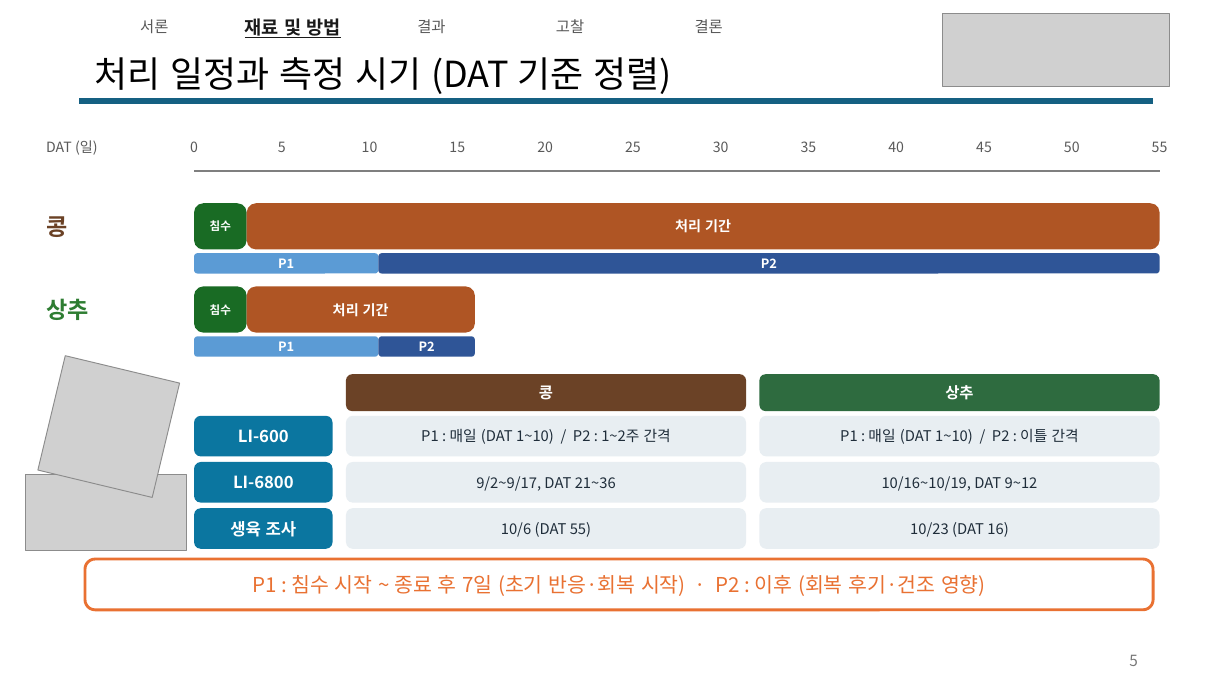
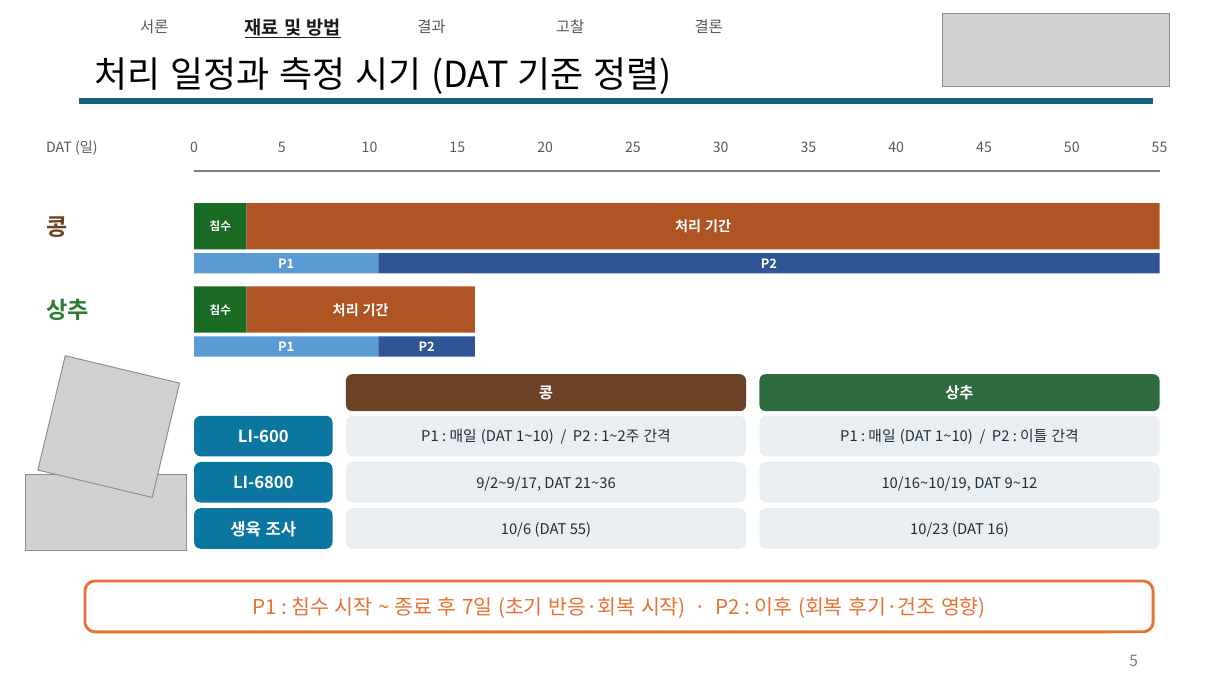
Before and after one commit to YunJM20/-, a slide deck: slide 5 of 구두발표_콩vs로메인상추_v8.pptx. Drawn at 1232x693 pixels with LibreOffice and Linux fonts; fonts in the diff are those of the drawing; grey boxes stand for pictures. Boxes give left, top, right and bottom in pixels: in the first picture for what was removed or moved away, otherwise in the second. Text is boxed around its words. In the diff, an @@ line names an element or a change of style, - is before the commit and + after.

```diff
--- a/구두발표_콩vs로메인상추_v8.pptx
+++ b/구두발표_콩vs로메인상추_v8.pptx
@@ rounded rectangle to rectangle in 8 elements at bbox=[194, 203, 247, 250], bbox=[247, 203, 1160, 250], bbox=[194, 287, 247, 333], bbox=[247, 287, 475, 333], bbox=[194, 253, 379, 274], bbox=[378, 253, 1160, 274], bbox=[194, 336, 379, 357], bbox=[378, 336, 474, 357] @@
@@ rounded rectangle "P1 : 침수 시작 ~ ...": place and size @@
-rounded rectangle "P1 : 침수 시작 ~ ..." at bbox=[85, 559, 1153, 610]
+rounded rectangle "P1 : 침수 시작 ~ ..." at bbox=[85, 581, 1153, 632]
```
Also in this commit, not shown: 14 other slides changed.
